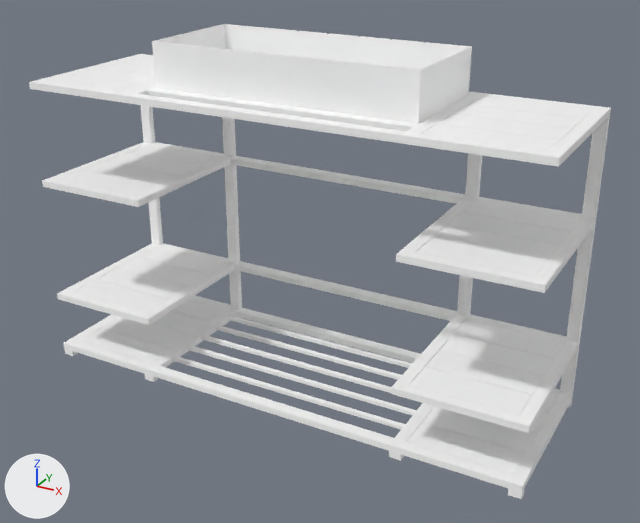
The glTF model 5.glb as it was, and as the next commit left it.
One viewpoint serves both versions: a 50 mm lens placed at (1.977, -1.844, 1.467), pointed at (0.833, 0.235, 0.428). Arrows for +X, +Y and +Z are at lower left; the lights stay in place.

Script lines for the objects in view, before the commit:
```python
mat_2_metal_aluminium = principled_material('2.METAL_ALUMINIUM')
mat_2_metal_aluminium.base_color = (1.0, 1.0, 1.0)  # white #ffffff
mat_2_metal_aluminium.metallic = 1.0
mat_2_metal_aluminium.roughness = 1.0
mat_int_дерево = principled_material('INT_Дерево')
mat_int_дерево.base_color = (1.0, 1.0, 1.0)  # white #ffffff
mat_int_дерево.metallic = 1.0
mat_int_дерево.roughness = 1.0
me_2_metal_aluminium = bpy.data.meshes.new('2.METAL_ALUMINIUM')
me_2_metal_aluminium.from_pydata(...)  # 420 vertices, 884 faces; spans x 0.0..1.55, y 0.0..0.5, z 0.01..1.04
me_2_metal_aluminium.materials.append(mat_2_metal_aluminium)  # white #ffffff
me_int_дерево = bpy.data.meshes.new('INT_Дерево')
me_int_дерево.from_pydata(...)  # 256 vertices, 384 faces; spans x 0.037..1.509, y 0.036..0.463, z 0.03..0.91
me_int_дерево.materials.append(mat_int_дерево)  # white #ffffff
ob_geometry_lumionmodel = bpy.data.objects.new('geometry-lumionModel', me_2_metal_aluminium)
ob_geometry_lumionmodel.location = (0.0, 0.0, 0.0)
ob_geometry_lumionmodel_001 = bpy.data.objects.new('geometry-lumionModel.001', me_int_дерево)
ob_geometry_lumionmodel_001.location = (0.0, 0.0, 0.0)
```
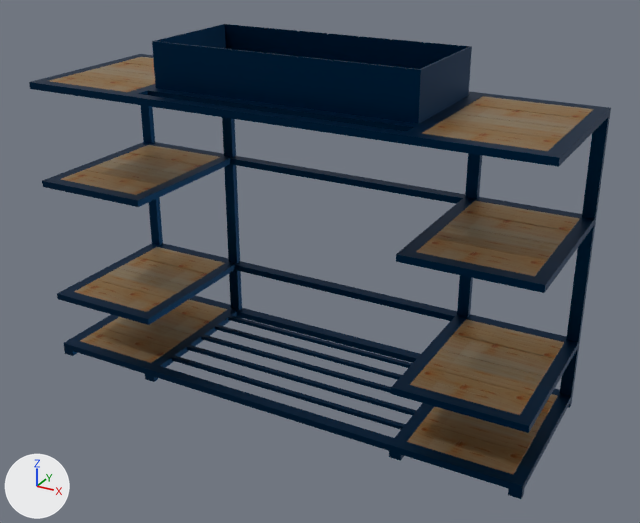
What differs and where, as boxes [x1, y1, x2, y2] in the pictures (640 x 523 px):
'geometry-lumionModel', recoloured, surface changed (white to blue)
    both: [29, 24, 611, 499]
'geometry-lumionModel.001', surface changed (white to brown)
    both: [50, 57, 594, 475]

Edits to the bpy script that builds the scene:
```text
Add img_image_0:
    img_image_0 = load_image('Image_0', '_unpacked/Image_0', 3072, 2048, 'sRGB')
Change mat_int_дерево:
    where n0 = _N.new('ShaderNodeBsdfPrincipled'); n0.name = 'Principled BSDF'
    remove n0.inputs[0].default_value = (1.0, 1.0, 1.0, 1.0)  # 'Base Color', white #ffffff
    n0.inputs[2].default_value: 1.0 -> 0.562  # 'Roughness'
    add n2 = _N.new('ShaderNodeMix'); n2.name = 'Mix'
    add n2.data_type = 'RGBA'
    add n2.blend_type = 'MULTIPLY'
    add n2.inputs[0].default_value = 1.0  # 'Factor'
    add n2.inputs[7].default_value = (0.8, 0.8, 0.8, 1.0)  # 'B', white #e7e7e7
    add n3 = _N.new('ShaderNodeTexImage'); n3.name = 'Image Texture'
    add n3.image = img_image_0
    add _L.new(n2.outputs[2], n0.inputs[0])  # 'Result' to 'Base Color'
    add _L.new(n3.outputs[0], n2.inputs[6])  # 'Color' to 'A'
Change mat_2_metal_aluminium:
    mat_2_metal_aluminium.base_color: (1.0, 1.0, 1.0) -> (0.0, 0.0286, 0.0826)  # white #ffffff -> dark blue #002f51
    mat_2_metal_aluminium.roughness: 1.0 -> 0.5
```
